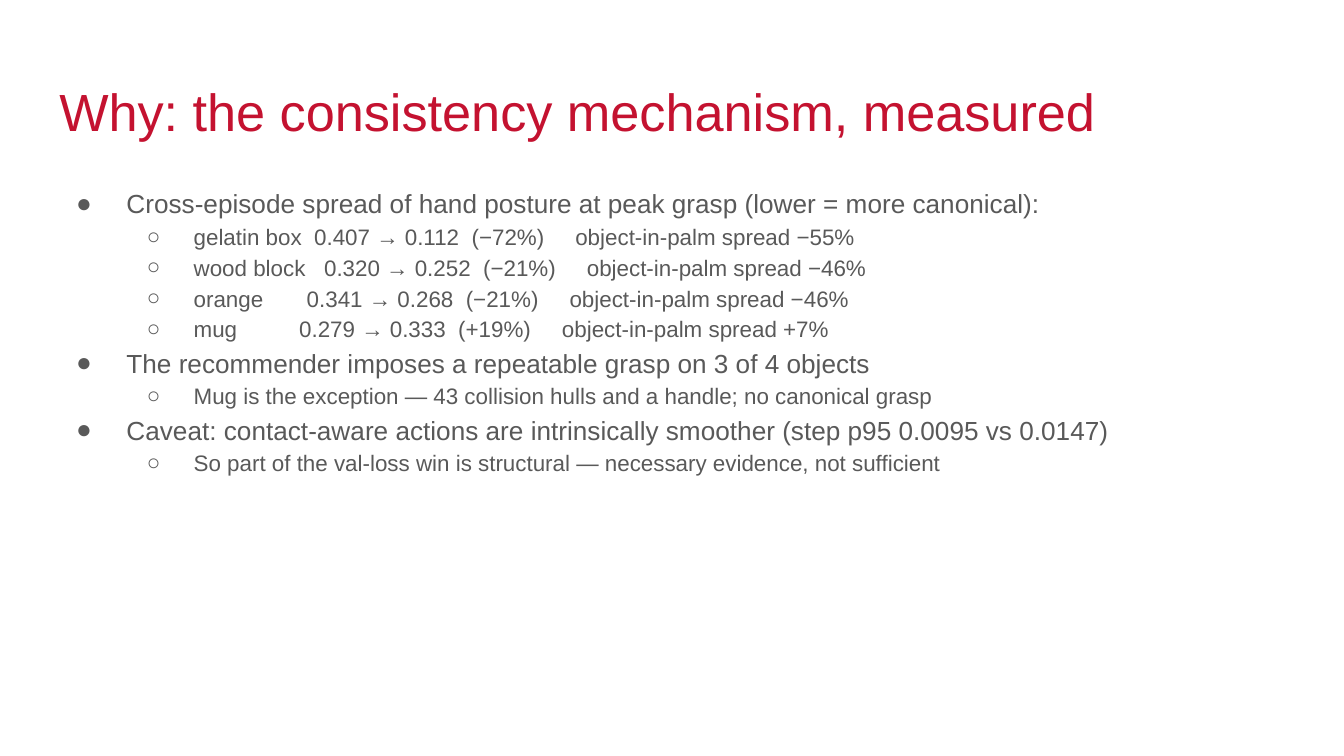
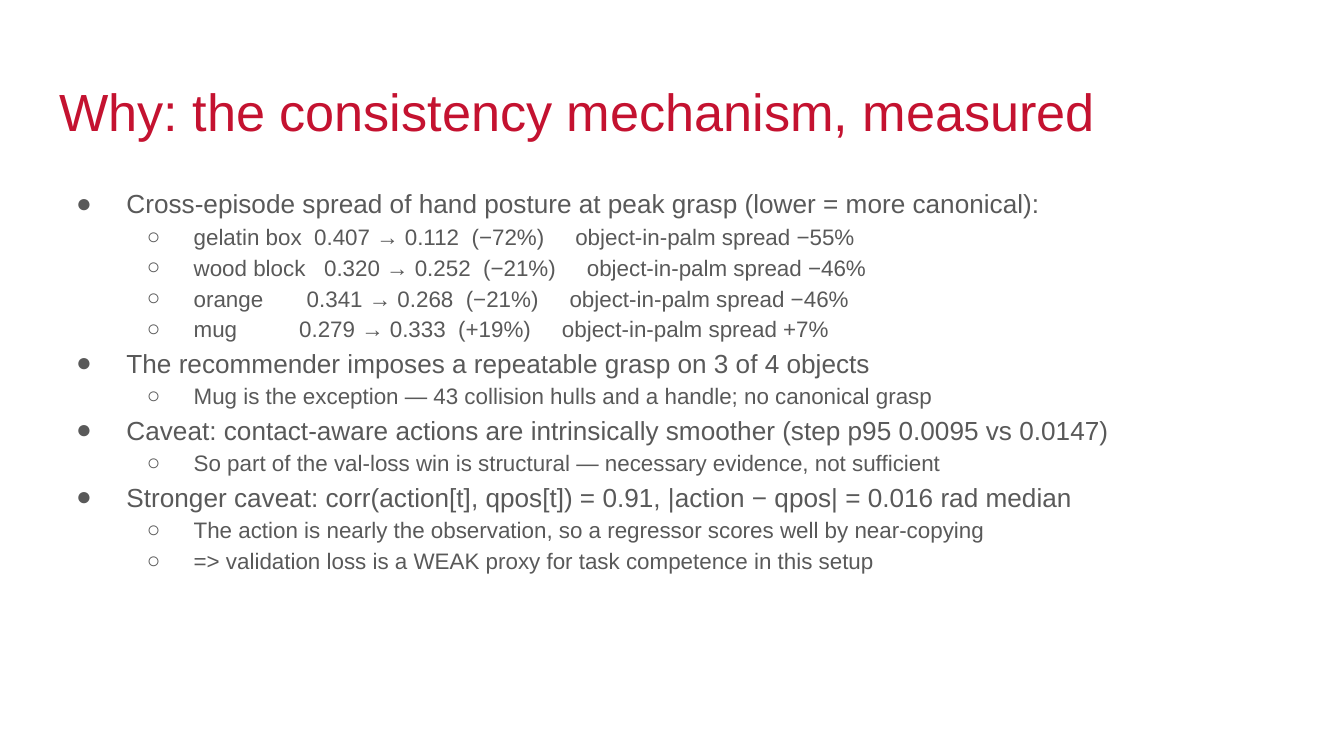
Before and after one commit to jskumaar/hand-control-il, a slide deck: slide 5 of docs/IL_update.pptx. Drawn at 1344x756 pixels with LibreOffice and Linux fonts; fonts in the diff are those of the drawing. Boxes give left, top, right and bottom in pixels: in the first picture for what was removed or moved away, otherwise in the second. Text is boxed around its words. In the diff, an @@ line names an element or a change of style, - is before the commit and + after.

```diff
--- a/docs/IL_update.pptx
+++ b/docs/IL_update.pptx
@@ text at <box>126,488,1072,574</box>: paragraphs added @@
+● Stronger caveat: corr(action[t], qpos[t]) = 0.91, |action − qpos| = 0.016 rad median
+  ○ The action is nearly the observation, so a regressor scores well by near-copying
+  ○ => validation loss is a WEAK proxy for task competence in this setup
```
Also in this commit, not shown: 1 other slide changed, 1 other file.
